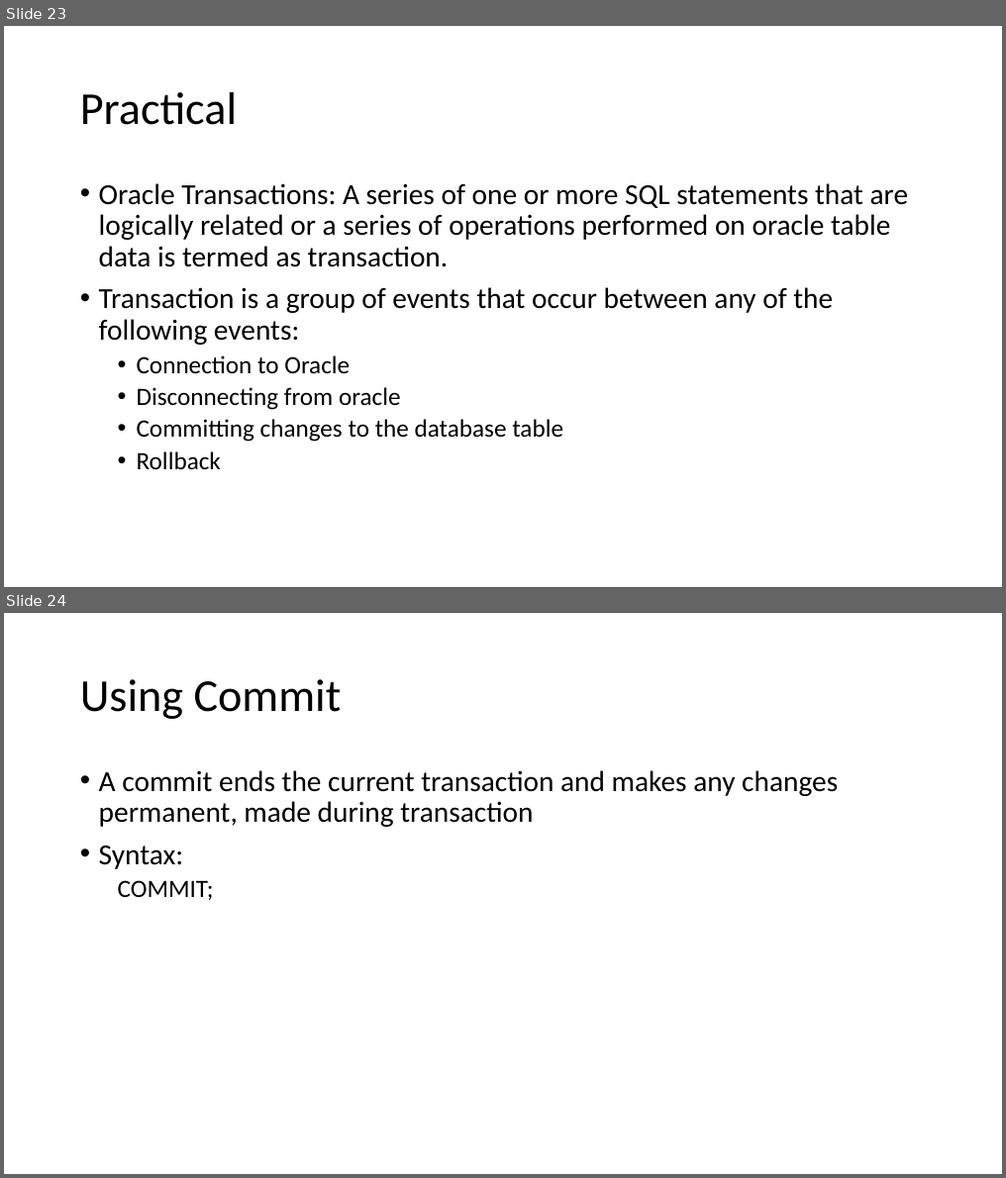
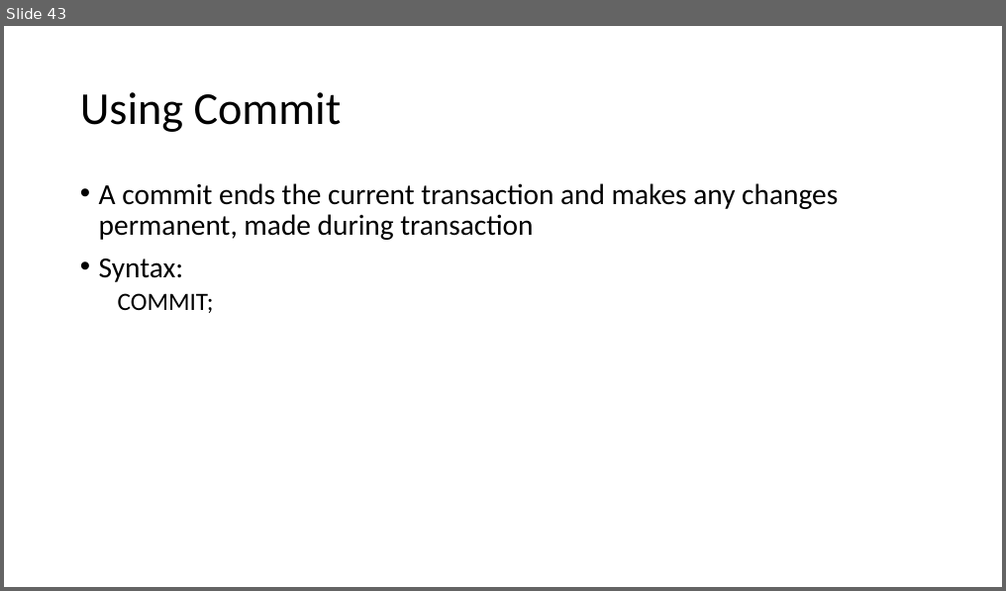
Before and after one commit to rahulgotrekiya/clg-backup, a slide deck: rdbms/SQL Plus/RDBMS_Sem-1/Unit-5/Transaction.pptx. Shown one above the other, each under a label of ours: slides 23 and 24 before the commit, slide 43 after it. The pictures are 1006x1178 and 1006x591 pixels, drawn with LibreOffice and Linux fonts; fonts in the diff are those of the drawing. Boxes give left, top, right and bottom in pixels: in the first picture for what was removed or moved away, otherwise in the second. Text is boxed around its words. In the diff, an @@ line names an element or a change of style, - is before the commit and + after.

```diff
--- a/rdbms/SQL Plus/RDBMS_Sem-1/Unit-5/Transaction.pptx
+++ b/rdbms/SQL Plus/RDBMS_Sem-1/Unit-5/Transaction.pptx
@@ slide 23 removed at (4, 26, 1002, 587), background #FFFFFF @@
@@ title removed at (80, 92, 237, 125) @@
-Practical
@@ text removed at (99, 183, 909, 470) @@
-• Oracle Transactions: A series of one or more SQL statements that are logically related or a series of operations performed on oracle table data is termed as transaction.
-• Transaction is a group of events that occur between any of the following events:
-  • Connection to Oracle
-  • Disconnecting from oracle
-  • Committing changes to the database table
-  • Rollback
@@ what was slide 24 is now slide 43 @@
```
Also in this commit, not shown: 26 slides added, 36 other files.
